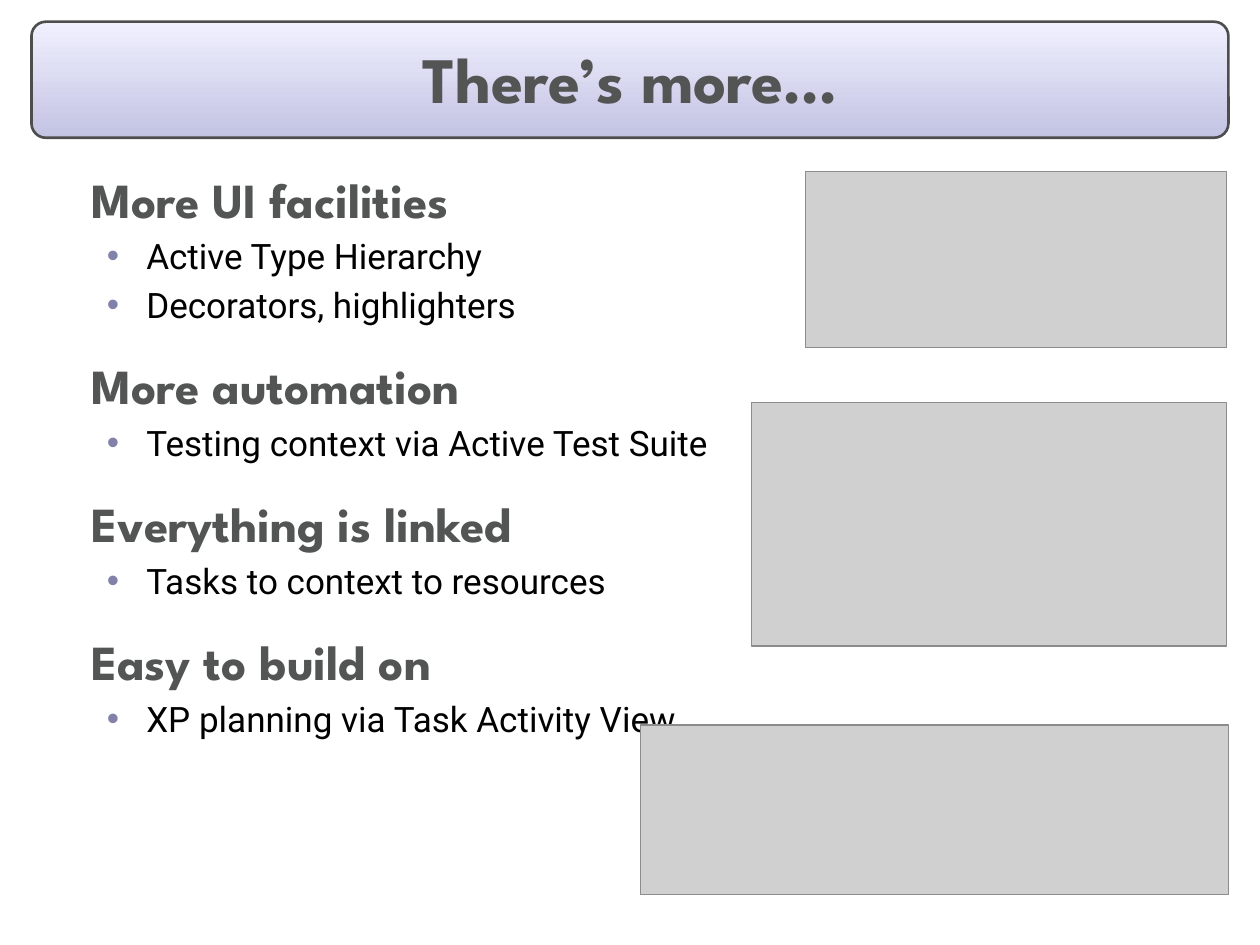
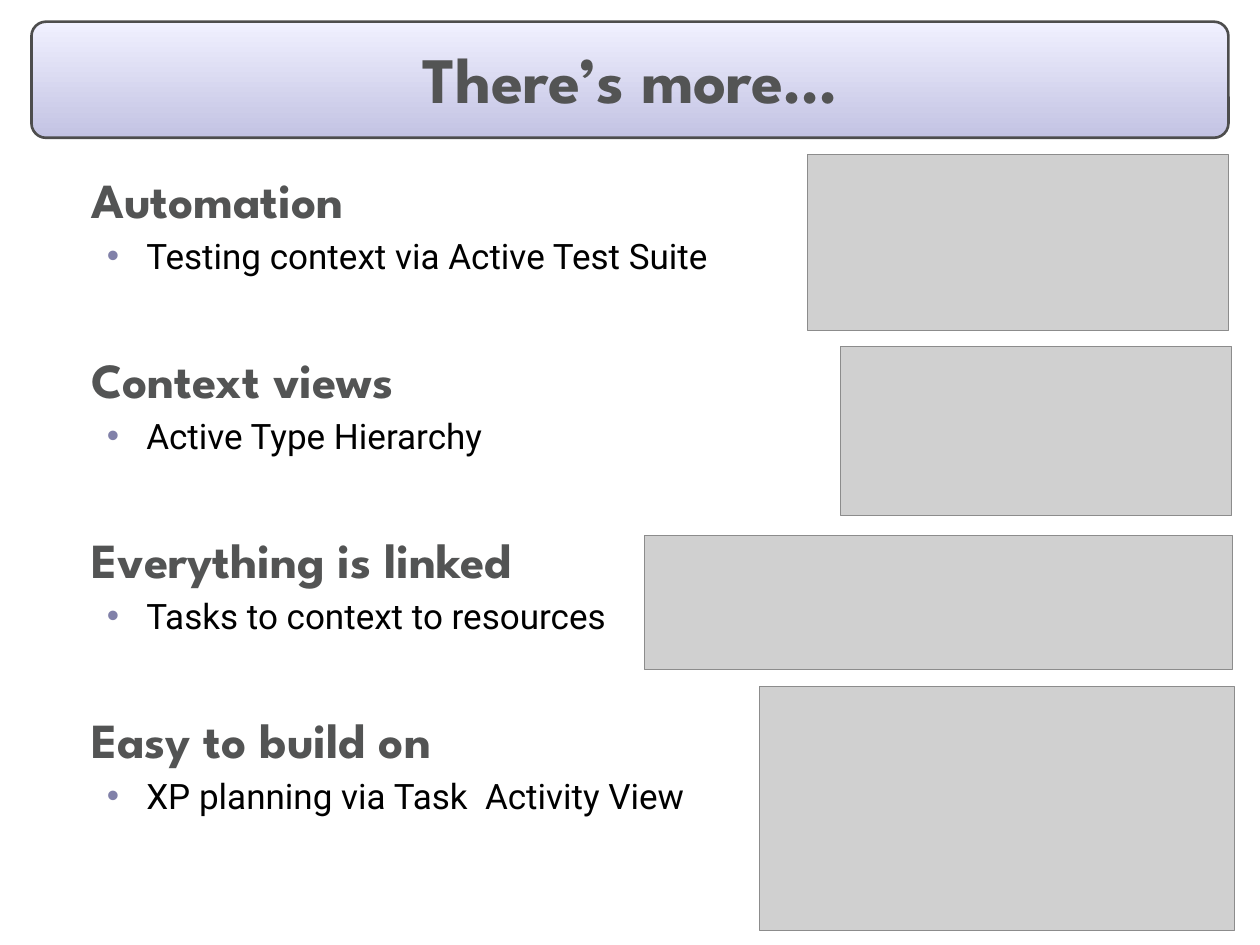
Before and after one commit to eclipse-mylyn/mylyn-website, a slide deck: slide 11 of publications/2006-03-mylar-eclipsecon.ppt. Drawn at 1260x945 pixels with LibreOffice and Linux fonts; fonts in the diff are those of the drawing; grey boxes stand for pictures. Boxes give left, top, right and bottom in pixels: in the first picture for what was removed or moved away, otherwise in the second. Text is boxed around its words. In the diff, an @@ line names an element or a change of style, - is before the commit and + after.

```diff
--- a/publications/2006-03-mylar-eclipsecon.ppt
+++ b/publications/2006-03-mylar-eclipsecon.ppt
@@ picture resized from (x1=640, y1=724, x2=1228, y2=895) to (x1=808, y1=155, x2=1228, y2=331) @@
@@ text at (x1=91, y1=185, x2=708, y2=399): text changed; size 28 to 20 pt; font League Spartan to Roboto; text colour #535454 to #000000; bold off @@
-  More UI facilities
+  Automation
+  • Testing context via Active Test Suite
+  Context views
@@ text at (x1=91, y1=291, x2=708, y2=464): paragraphs removed @@
-  • Decorators, highlighters
-  More automation
-  • Testing context via Active Test Suite
@@ picture resized from (x1=806, y1=171, x2=1227, y2=348) to (x1=840, y1=346, x2=1232, y2=515) @@
@@ picture added at (x1=644, y1=536, x2=1232, y2=670) @@
@@ picture moved from (x1=752, y1=402, x2=1227, y2=645) to (x1=760, y1=687, x2=1235, y2=930) @@
```
Also in this commit, not shown: 10 other slides changed.
